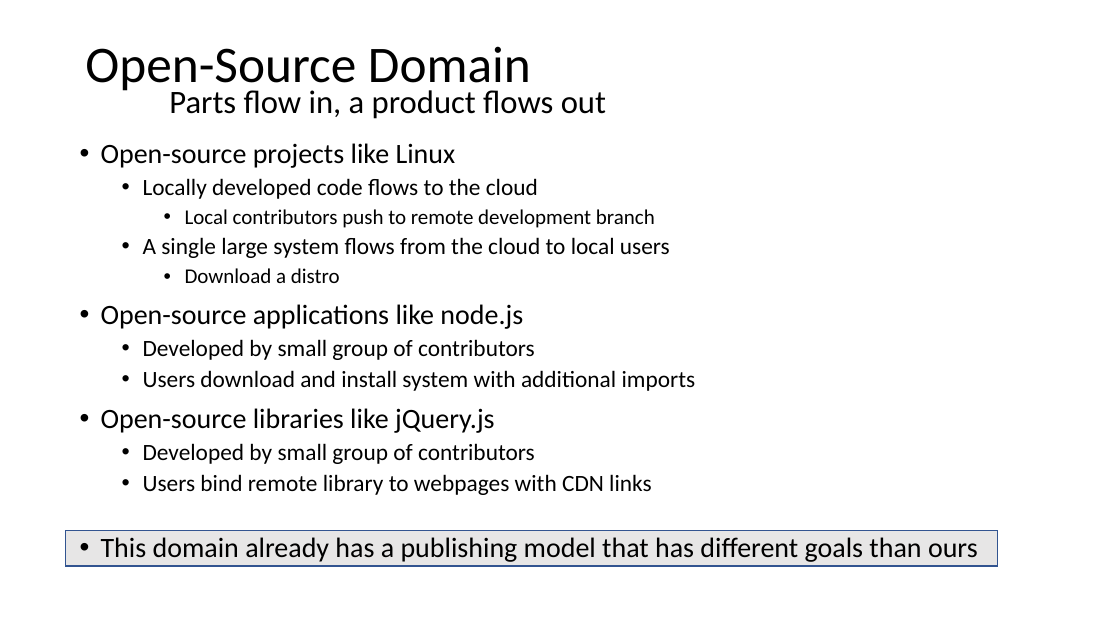
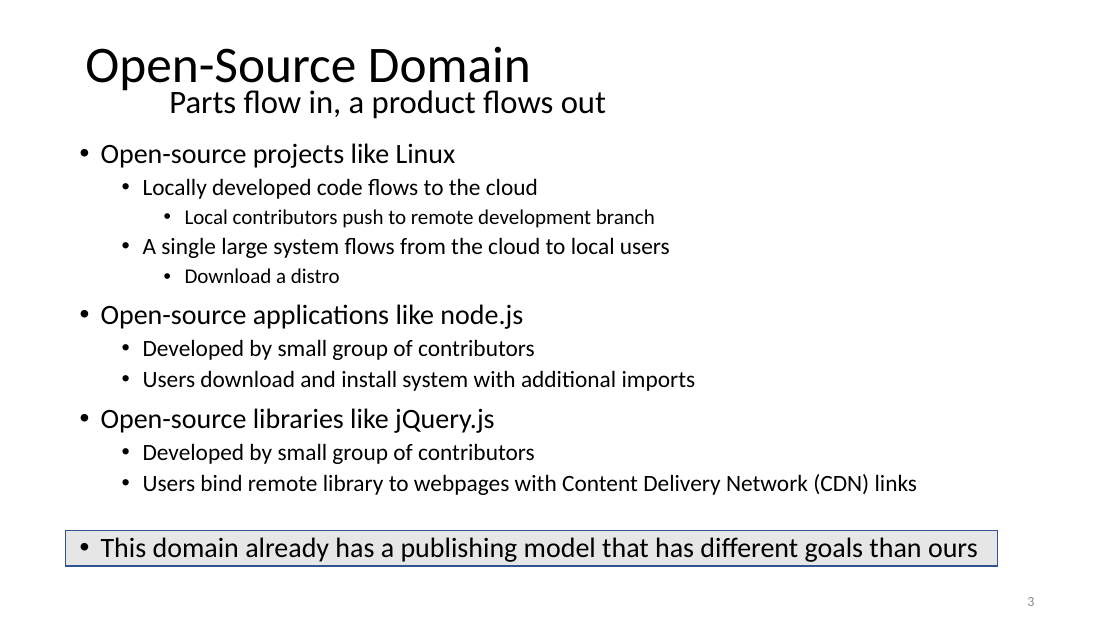
Before and after one commit to JimFawcett/JimFawcett.github.io, a slide deck: slide 3 of Resources/PublishingSourceCode.pptx. Drawn at 1120x630 pixels with LibreOffice and Linux fonts; fonts in the diff are those of the drawing. Boxes give left, top, right and bottom in pixels: in the first picture for what was removed or moved away, otherwise in the second. Text is boxed around its words. In the diff, an @@ line names an element or a change of style, - is before the commit and + after.

```diff
--- a/Resources/PublishingSourceCode.pptx
+++ b/Resources/PublishingSourceCode.pptx
@@ text at box(143, 474, 918, 495): text changed @@
-  • Users bind remote library to webpages with CDN links
+  • Users bind remote library to webpages with Content Delivery Network (CDN) links
@@ page number added at box(1027, 597, 1034, 606), 12 pt, text #8C8C8C @@
+3
```
Also in this commit, not shown: 9 other slides changed, 5 other files.
